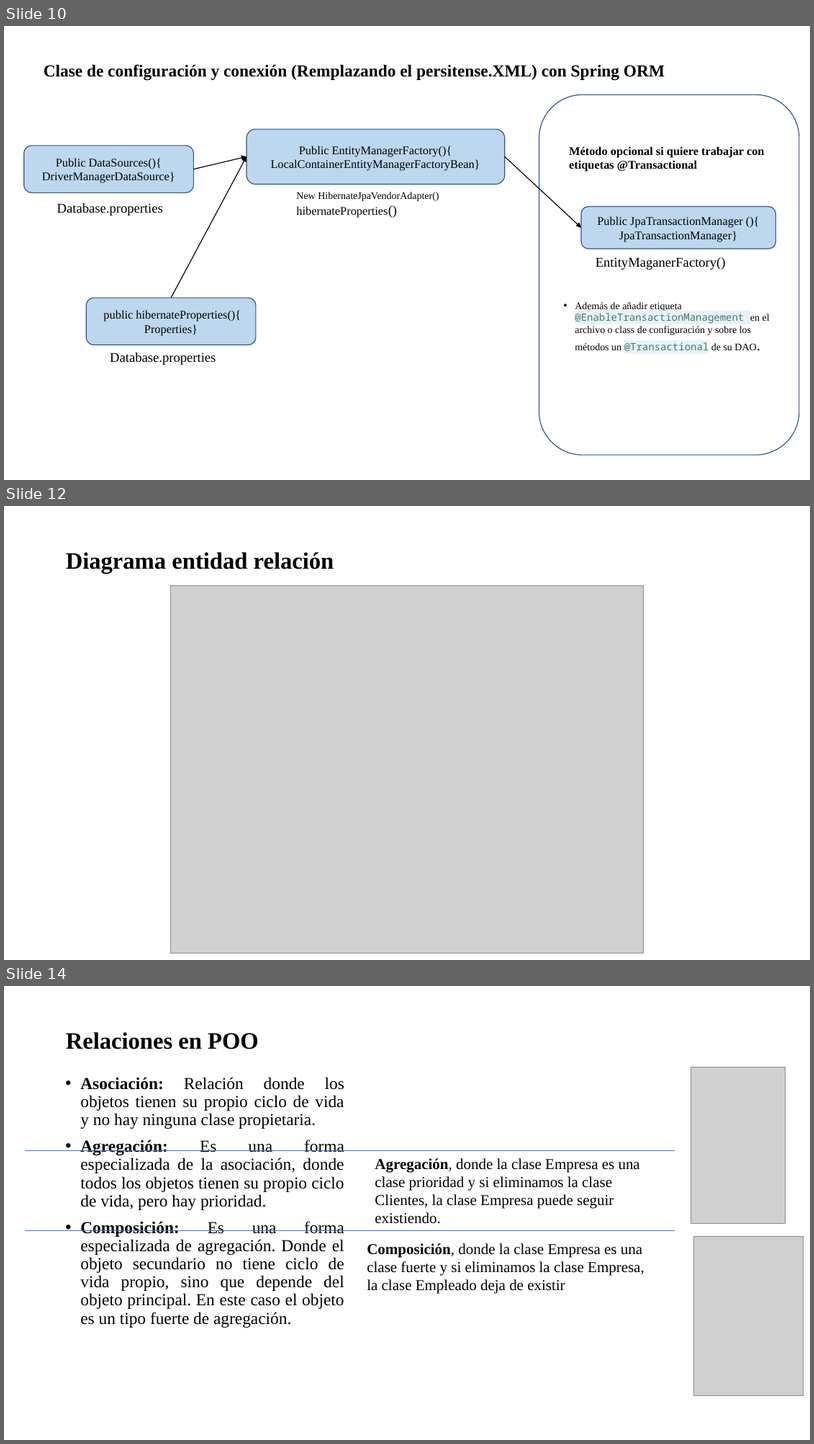
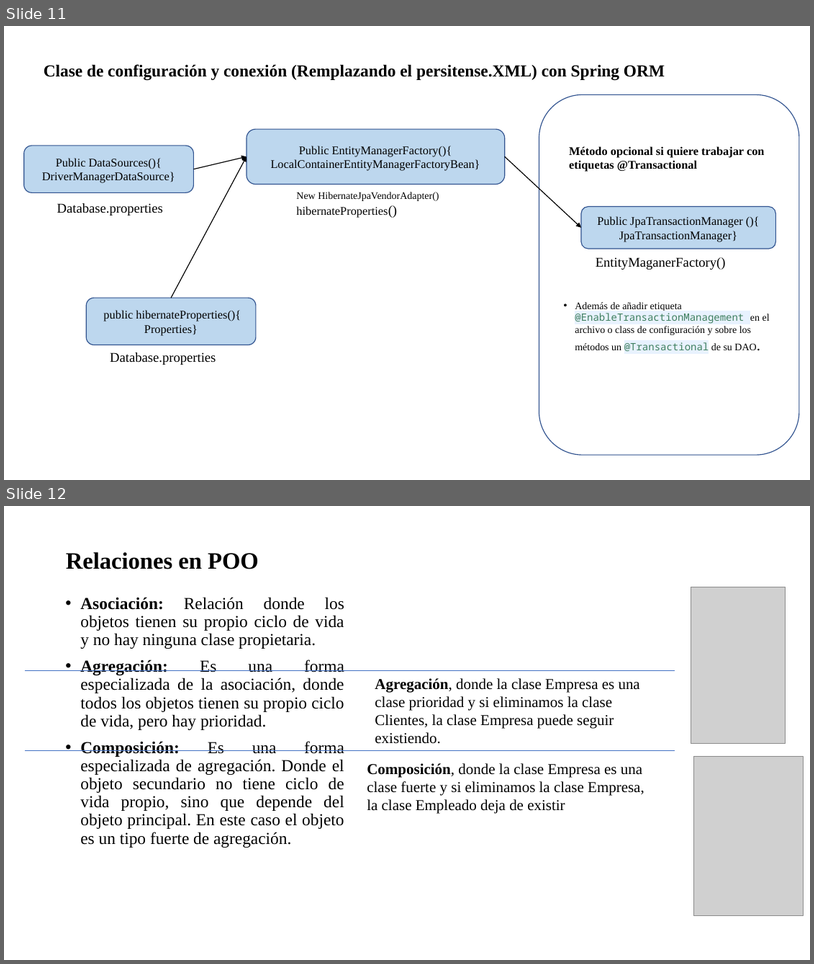
Before and after one commit to soycperez/jpa-concepts, a slide deck: JPA.pptx. Shown one above the other, each under a label of ours: slides 10, 12 and 14 before the commit, slides 11 and 12 after it; the slides between them are not shown. The pictures are 814x1444 and 814x964 pixels, drawn with LibreOffice and Linux fonts; fonts in the diff are those of the drawing; grey boxes stand for pictures; background and template pictures are left out. Boxes give left, top, right and bottom in pixels: in the first picture for what was removed or moved away, otherwise in the second. Text is boxed around its words. In the diff, an @@ line names an element or a change of style, - is before the commit and + after.

```diff
--- a/JPA.pptx
+++ b/JPA.pptx
@@ slide 12 removed at [4, 506, 810, 960], background picture (left out) @@
@@ title removed at [66, 552, 334, 574] @@
-Diagrama entidad relación
@@ picture removed at [170, 585, 644, 953] @@
@@ what was slide 10 is now slide 11 @@
@@ what was slide 14 is now slide 12 @@
```
Also in this commit, not shown: 2 slides changed, 4 slides added, 2 other slides removed.
